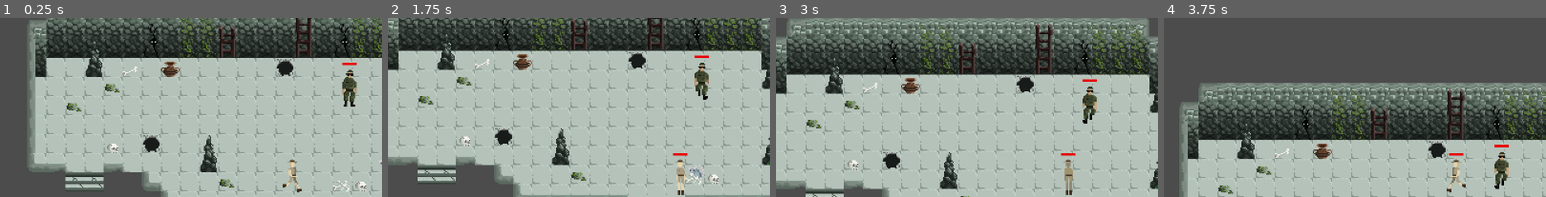
Above: before the commit, frames 1-4 (left to right).
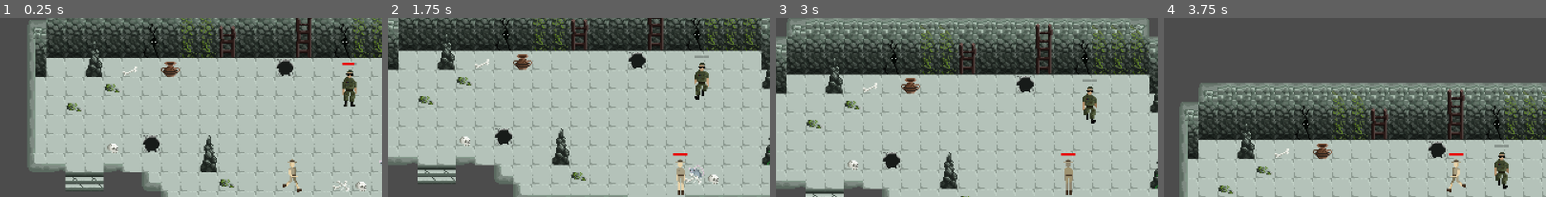
Above: after the commit, the same moments.

Repository: mirogon/Archaeology
Game: Godot game, scene res://Scenes/Main.tscn
Same seed, same stepped clock (60 frames per second), same inputs: the game is played once before the commit and once after it.
Inputs (mouse positions are % of the whole screen's width and height, from its top left):
- Up to frame 1 (0.25 s): no input
- Up to frame 2 (1.75 s): move the mouse to (72, 47) at 0.52 s; hold Right (ui_right) 0.53-1.28 s; click (72, 47) at 0.67 s; move the mouse to (30, 59) at 1.27 s; hold Down (ui_down) from 1.28 s (still down)
- Up to frame 3 (3 s): move the mouse to (60, 27) at 2.02 s; release Down (ui_down) at 2.03 s; hold Right (ui_right) 2.03-2.78 s; move the mouse to (45, 77) at 2.77 s; hold Up (ui_up) from 2.78 s (still down); click (45, 77) at 2.92 s
- Up to frame 4 (3.75 s): move the mouse to (80, 71) at 3.52 s; release Up (ui_up) at 3.53 s; hold Left (ui_left) from 3.53 s (still down)
The pictures show only the part of the screen within x 12-62%, y 9-59%; the shares and areas given below are measured in that part.

The runs differ from the first frame. In frame 1, less than 0.1% of the frame differs, in the area x 92-94%, y 25-27%; in frame 2, 0.3%; in frame 3, 0.3%; in frame 4, 0.3%, in the area x 86-91%, y 70-96%.
Error before the commit: Attempt to call function 'get_simple_path' in base 'null instance' on a null instance. (res://Scenes/NavigationMovement.gd:31)

Commit message:
Soldier HealthSystem

Diff:
--- a/Scenes/NavigationMovement.gd
+++ b/Scenes/NavigationMovement.gd
@@ -18,9 +18,8 @@
 	if(navigation2D):
 		active = true
 
-	destination_reached = false
+	destination_reached = true
 	current_path_index = 0
-	set_new_destination(Vector2(0,270))
 
 func set_new_destination(dest: Vector2):
 	current_destination = dest
@@ -38,7 +37,6 @@
 	if(current_path_index >= current_path.size()):
 		destination_reached = true
 		current_path_index -= 1
-
 
 func get_current_path_point_destination():
 	var distance_vector = current_path[current_path_index] - get_parent().position
--- a/Scenes/NavigationTest.tscn
+++ b/Scenes/NavigationTest.tscn
@@ -8,15 +8,12 @@
 "
 
 [sub_resource type="NavigationPolygon" id=1]
-vertices = PoolVector2Array( 63, 117, 266, 126, -1, 125, 48, 117, -65, 59, 208, 44, 223, 44, 224, 84, 206, 84, 31, 111, -1, 117, 265, 36, 223, 108, 254, 41, 239, 41, -49, 20, -50, -6, 0, -5, -33, 21, -1, 26, -32, 37, -47, 100, -47, 125, -82, 127, -82, 101, -81, 59, -105, 102, -106, -6, -81, 42, 16, 25, 15, -5, 207, -6, -49, 37, -67, 43, -64, 21, -64, -6, 223, 21, 238, 21, 63, 105, 46, 105, 46, 81, 207, 109, 31, 102, -18, 101, 32, 82 )
-polygons = [ PoolIntArray( 0, 1, 2, 3 ), PoolIntArray( 4, 5, 6, 7, 8 ), PoolIntArray( 9, 3, 2, 10 ), PoolIntArray( 11, 1, 12, 7, 13 ), PoolIntArray( 14, 13, 7, 6 ), PoolIntArray( 15, 16, 17, 18 ), PoolIntArray( 18, 17, 19, 20 ), PoolIntArray( 21, 22, 23, 24, 25, 4 ), PoolIntArray( 24, 26, 27, 28, 25 ), PoolIntArray( 29, 30, 31, 5 ), PoolIntArray( 19, 29, 5, 4, 20 ), PoolIntArray( 32, 20, 4, 33 ), PoolIntArray( 34, 32, 33, 28, 27 ), PoolIntArray( 27, 35, 34 ), PoolIntArray( 6, 36, 37, 14 ), PoolIntArray( 38, 39, 40 ), PoolIntArray( 1, 0, 38 ), PoolIntArray( 4, 8, 41, 40 ), PoolIntArray( 42, 9, 10, 43 ), PoolIntArray( 4, 44, 42, 43, 21 ), PoolIntArray( 1, 38, 40, 41 ), PoolIntArray( 41, 12, 1 ), PoolIntArray( 44, 4, 40 ) ]
-outlines = [ PoolVector2Array( -106, -6, -64, -6, -64, 21, - …(117 unchanged characters)… 1, 239, 41, 254, 41, 265, 36, 266, 126, -1, 125, -1, 117, -18, 101, -47, 100, -4 …(245 unchanged characters)…
+vertices = PoolVector2Array( -65, 59, 208, 44, 223, 44, 224, 84, 206, 84, 63, 117, 63, 105, 266, 126, 144, 127, 95, 126, 265, 36, 223, 108, 254, 41, 239, 41, -49, 20, -50, -6, 0, -5, -33, 21, -1, 26, -32, 37, -47, 100, -47, 125, -82, 127, -82, 101, -81, 59, -105, 102, -106, -6, -81, 42, 144, 160, 94, 160, -1, 125, 48, 117, 31, 111, -1, 117, 16, 25, 15, -5, 207, -6, -49, 37, -67, 43, -64, 21, -64, -6, 223, 21, 238, 21, 46, 105, 46, 81, 207, 109, 31, 102, -18, 101, 32, 82 )
+polygons = [ PoolIntArray( 0, 1, 2, 3, 4 ), PoolIntArray( 5, 6, 7, 8, 9 ), PoolIntArray( 10, 7, 11, 3, 12 ), PoolIntArray( 13, 12, 3, 2 ), PoolIntArray( 14, 15, 16, 17 ), PoolIntArray( 17, 16, 18, 19 ), PoolIntArray( 20, 21, 22, 23, 24, 0 ), PoolIntArray( 23, 25, 26, 27, 24 ), PoolIntArray( 28, 29, 9, 8 ), PoolIntArray( 5, 9, 30, 31 ), PoolIntArray( 32, 31, 30, 33 ), PoolIntArray( 34, 35, 36, 1 ), PoolIntArray( 18, 34, 1, 0, 19 ), PoolIntArray( 37, 19, 0, 38 ), PoolIntArray( 39, 37, 38, 27, 26 ), PoolIntArray( 26, 40, 39 ), PoolIntArray( 2, 41, 42, 13 ), PoolIntArray( 6, 43, 44 ), PoolIntArray( 0, 4, 45, 44 ), PoolIntArray( 46, 32, 33, 47 ), PoolIntArray( 0, 48, 46, 47, 20 ), PoolIntArray( 7, 6, 44, 45 ), PoolIntArray( 45, 11, 7 ), PoolIntArray( 48, 0, 44 ) ]
+outlines = [ PoolVector2Array( -106, -6, -64, -6, -64, 21, - …(117 unchanged characters)… 1, 239, 41, 254, 41, 265, 36, 266, 126, 144, 127, 144, 160, 94, 160, 95, 126, -1, 125, -1, 117, -18, 101, -47, 100, -4 …(245 unchanged characters)…
 
 [node name="Navigation2D" type="Navigation2D"]
 script = SubResource( 2 )
-
-[node name="Goal" type="Node2D" parent="."]
-position = Vector2( 0, 268 )
 
 [node name="Camera2D" type="Camera2D" parent="."]
 current = true
--- /dev/null
+++ b/Scenes/Soldier.gd
@@ -0,0 +1,21 @@
+extends Area2D
+
+
+# Declare member variables here. Examples:
+# var a = 2
+# var b = "text"
+
+
+# Called when the node enters the scene tree for the first time.
+func _ready():
+	pass # Replace with function body.
+
+
+# Called every frame. 'delta' is the elapsed time since the previous frame.
+func _process(delta):
+	$HealthSystem.take_damage(1)
+#	pass
+
+
+func _on_HealthSystem_died():
+	print("Soldier died!")
--- a/Scenes/Soldier.tscn
+++ b/Scenes/Soldier.tscn
@@ -1,8 +1,10 @@
-[gd_scene load_steps=24 format=2]
+[gd_scene load_steps=26 format=2]
 
 [ext_resource path="res://Asstes/Character/Character_Army.png" type="Texture" id=1]
 [ext_resource path="res://Scenes/NavigationMovement.tscn" type="PackedScene" id=2]
 [ext_resource path="res://Scenes/HealthBar.tscn" type="PackedScene" id=3]
+[ext_resource path="res://Scenes/Soldier.gd" type="Script" id=4]
+[ext_resource path="res://Scenes/HealthSystem.tscn" type="PackedScene" id=5]
 
 [sub_resource type="RectangleShape2D" id=20]
 extents = Vector2( 6, 15 )
@@ -103,6 +105,7 @@
 } ]
 
 [node name="Soldier" type="Area2D"]
+script = ExtResource( 4 )
 
 [node name="CollisionShape2D" type="CollisionShape2D" parent="."]
 position = Vector2( 0, -15 )
@@ -112,7 +115,7 @@
 position = Vector2( 0, -16 )
 frames = SubResource( 19 )
 animation = "Army_walk_down"
-frame = 1
+frame = 3
 playing = true
 
 [node name="NavigationMovement" parent="." instance=ExtResource( 2 )]
@@ -121,3 +124,8 @@
 [node name="ProgressBar" parent="." instance=ExtResource( 3 )]
 margin_top = -37.0
 margin_bottom = -35.0
+
+[node name="HealthSystem" parent="." instance=ExtResource( 5 )]
+
+[connection signal="died" from="HealthSystem" to="." method="_on_HealthSystem_died"]
+[connection signal="took_damage" from="HealthSystem" to="ProgressBar" method="_on_HealthSystem_took_damage"]
